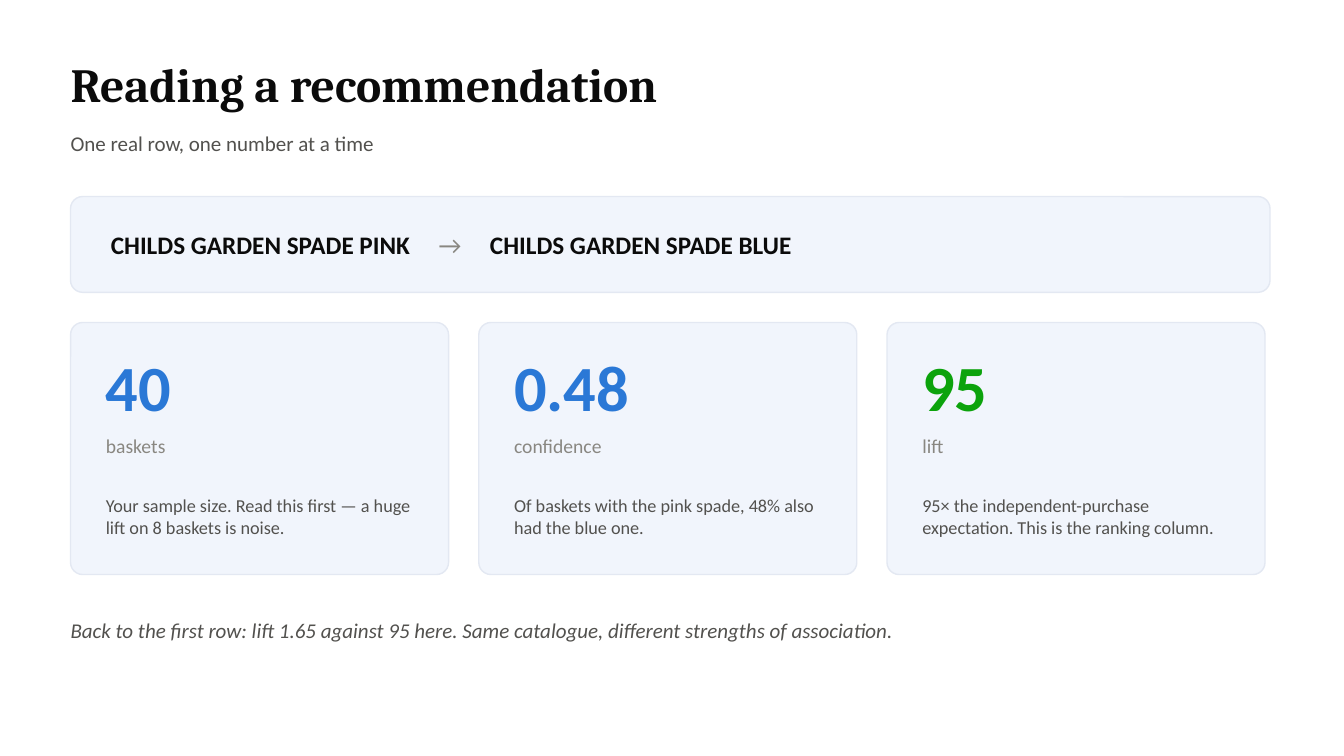
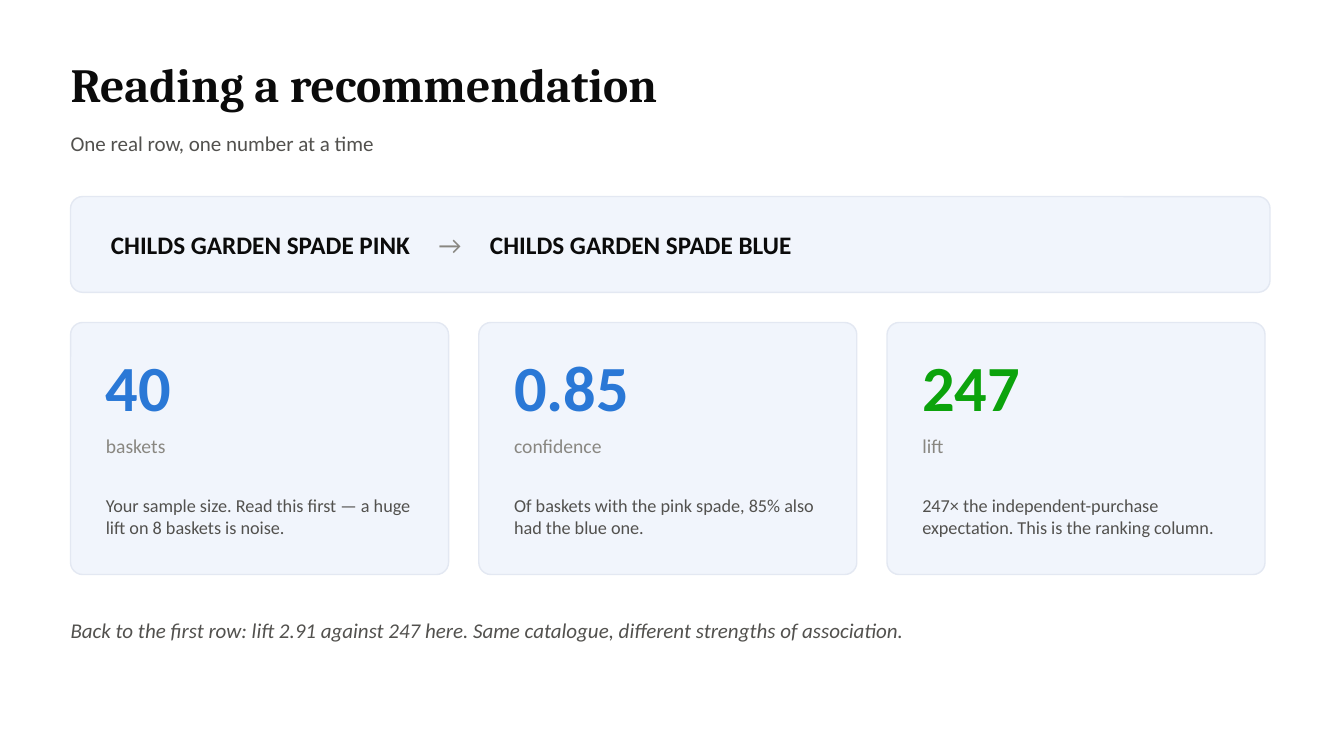
Before and after one commit to Kenchch/retail-ai-pipeline, a slide deck: slide 3 of workshop/ai_literacy_workshop.pptx. Drawn at 1344x756 pixels with LibreOffice and Linux fonts; fonts in the diff are those of the drawing. Boxes give left, top, right and bottom in pixels: in the first picture for what was removed or moved away, otherwise in the second. Text is boxed around its words. In the diff, an @@ line names an element or a change of style, - is before the commit and + after.

```diff
--- a/workshop/ai_literacy_workshop.pptx
+++ b/workshop/ai_literacy_workshop.pptx
@@ text at box(514, 366, 629, 412): text changed @@
-0.48
+0.85
@@ text at box(922, 368, 1020, 411): text changed @@
-95
+247
@@ text at box(514, 499, 814, 534): text changed @@
-Of baskets with the pink spade, 48% also had the blue one.
+Of baskets with the pink spade, 85% also had the blue one.
@@ text at box(922, 499, 1213, 537): text changed @@
-95× the independent-purchase expectation. This is the ranking column.
+247× the independent-purchase expectation. This is the ranking column.
@@ text at box(71, 623, 903, 642): text changed @@
-Back to the first row: lift 1.65 against 95 here. Same catalogue, different strengths of association.
+Back to the first row: lift 2.91 against 247 here. Same catalogue, different strengths of association.
```
Also in this commit, not shown: 1 other slide changed, 1 other file.
